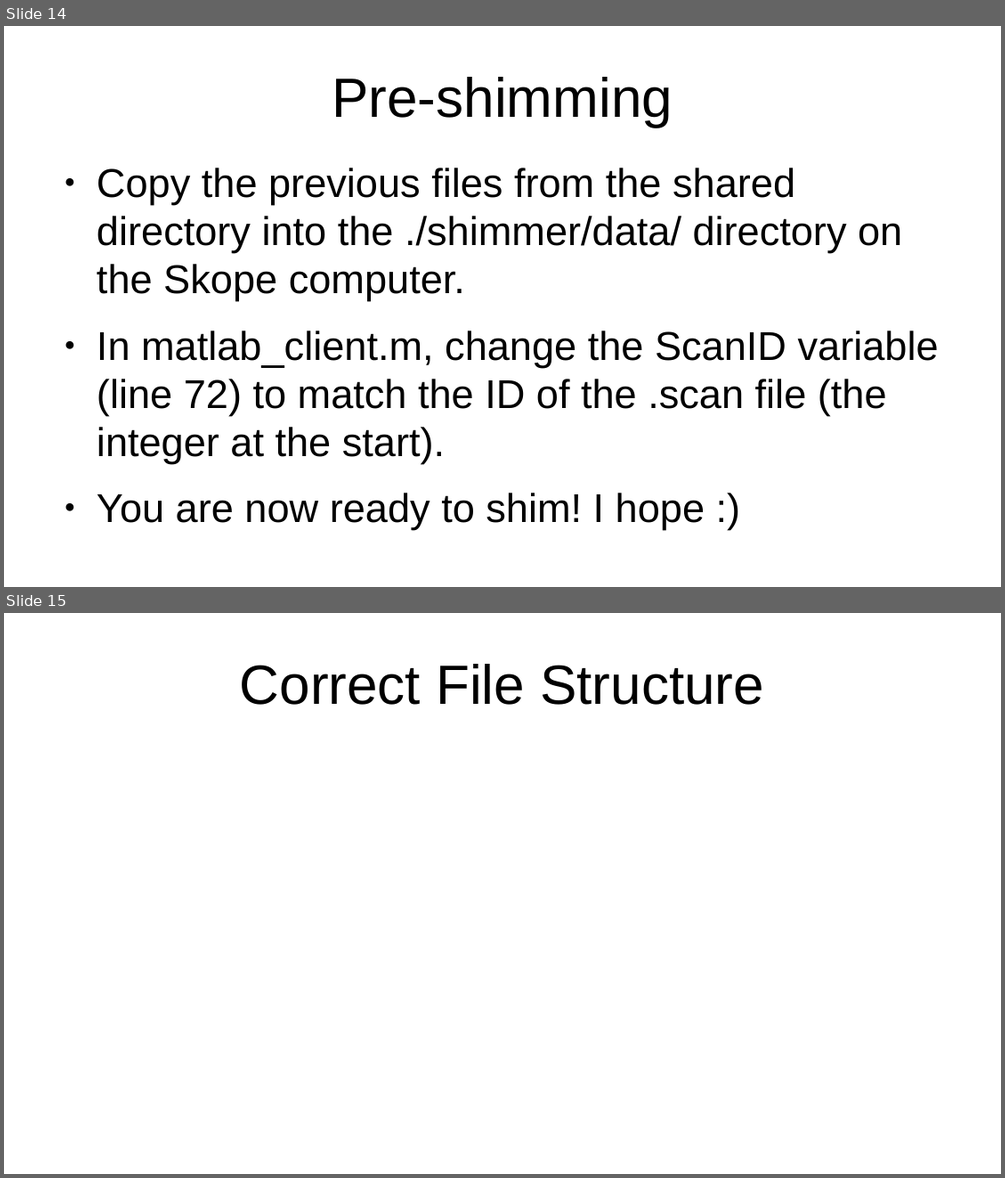
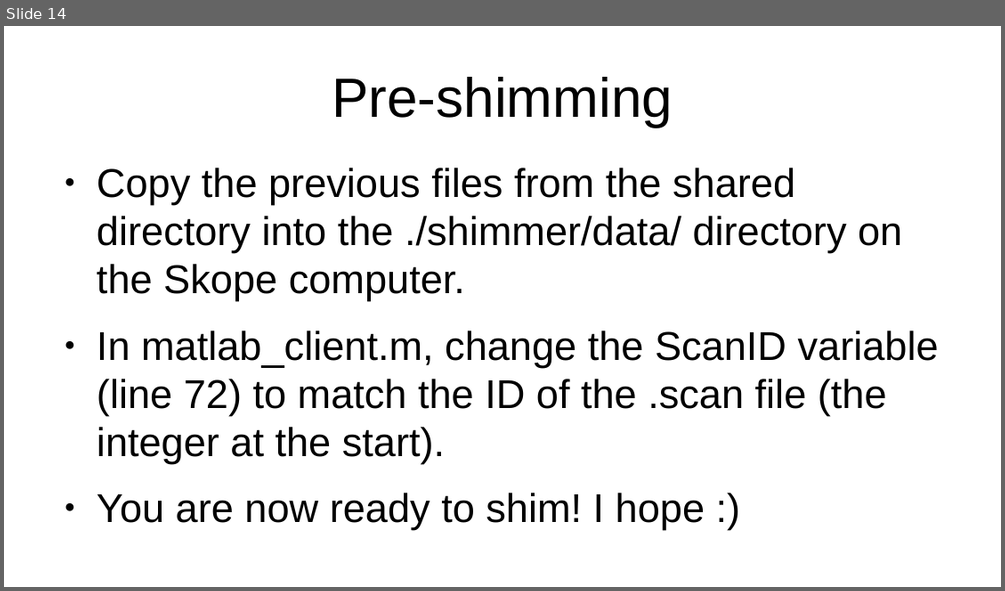
Before and after one commit to seventeenmagpie/skope-mrshim, a slide deck: shimmer/docs/user_guide_with_images.odp. Shown one above the other, each under a label of ours: slides 14 and 15 before the commit, slide 14 after it. The pictures are 1005x1178 and 1005x591 pixels, drawn with LibreOffice and Linux fonts; fonts in the diff are those of the drawing. Boxes give left, top, right and bottom in pixels: in the first picture for what was removed or moved away, otherwise in the second. Text is boxed around its words. In the diff, an @@ line names an element or a change of style, - is before the commit and + after.

```diff
--- a/shimmer/docs/user_guide_with_images.odp
+++ b/shimmer/docs/user_guide_with_images.odp
@@ slide 15 removed at box(4, 613, 1001, 1174), background #FFFFFF @@
@@ title removed at box(240, 664, 764, 705) @@
-Correct File Structure
```
Also in this commit, not shown: 2 slides changed, 1 slide added, 2 other files.
